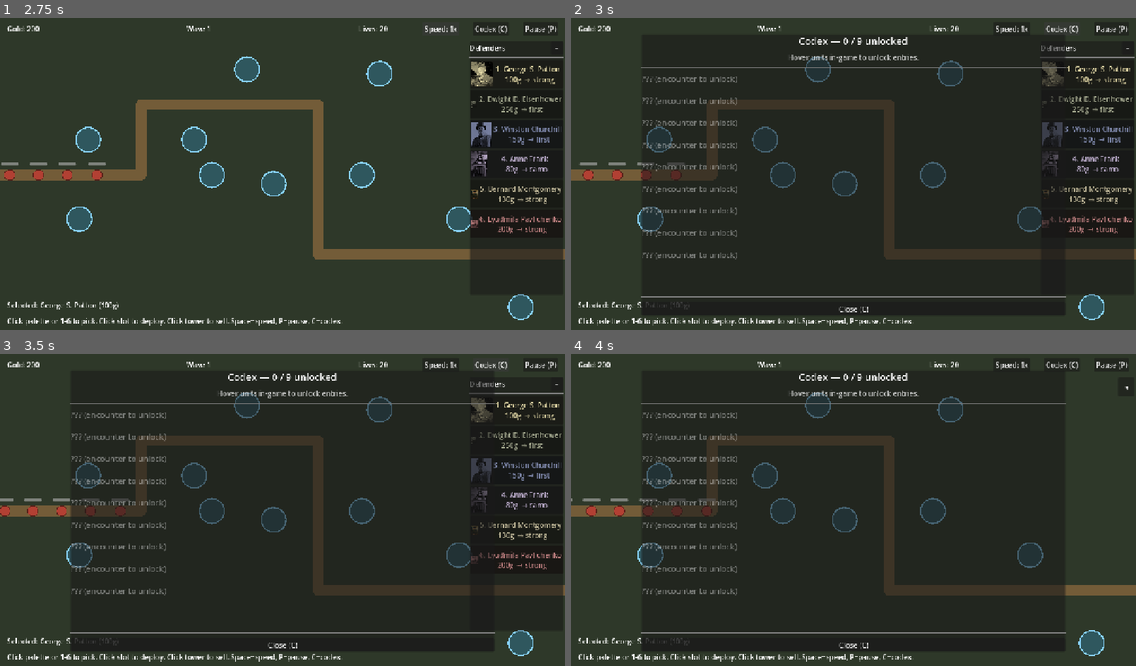
Above: before the commit, frames 1-4 (two rows, left to right).
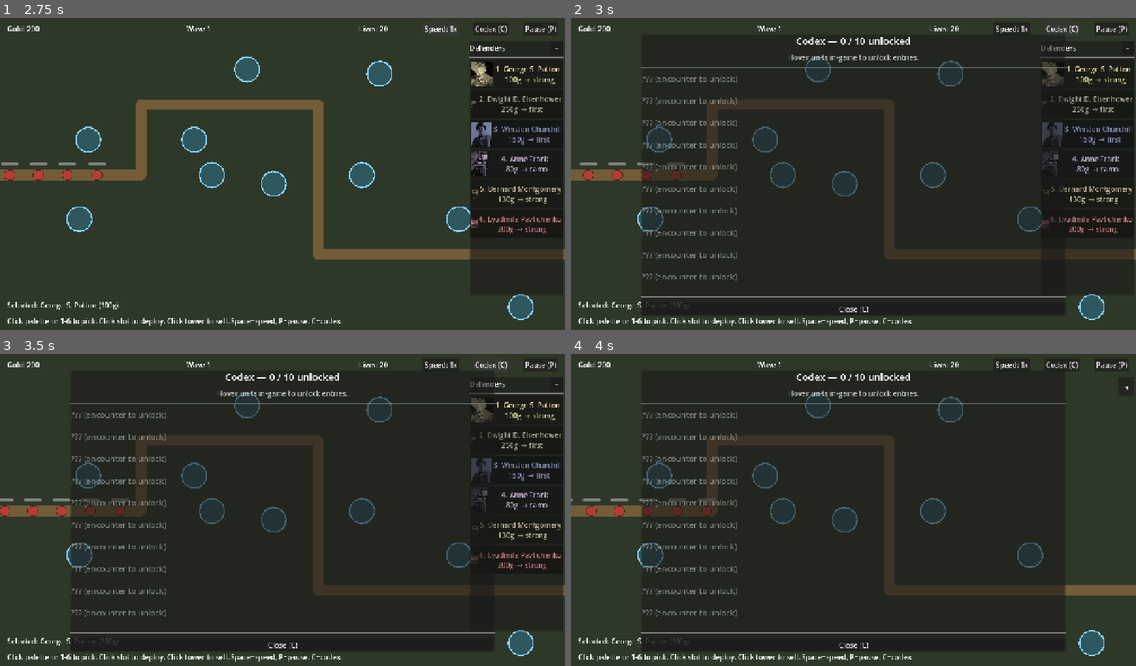
Above: after the commit, the same moments.

Repository: Josh-Buck/wwii-td
Game: Godot game, scene res://scenes/main/Main.tscn
Two runs of this game, one before a commit and one after it. Both use one fixed random seed, a clock stepped at 60 frames per second and the inputs below.
Inputs:
- Up to frame 1 (2.75 s): click "Speed: 1x" at 0.5 s; click "Speed: 2x" at 1.25 s; click "Speed: 4x" at 2 s
- Up to frame 2 (3 s): click "Codex (C)" at 2.75 s
- Up to frame 3 (3.5 s): no input
- Up to frame 4 (4 s): click "−" at 3.5 s

Frame 1 is identical in both runs. In frame 2, 0.4% of the frame differs, in the area x 12-60%, y 6-85%; in frame 3, 0.4%; in frame 4, 0.4%.

Commit message:
M2: first boss Rommel (wave 9, regen, glowing halo)

Diff:
--- /dev/null
+++ b/data/codex/rommel.tres
@@ -0,0 +1,14 @@
+[gd_resource type="Resource" script_class="CodexEntry" load_steps=2 format=3]
+
+[ext_resource type="Script" path="res://scripts/resources/codex_entry.gd" id="1"]
+
+[resource]
+script = ExtResource("1")
+id = &"rommel"
+title = "Erwin Rommel (1891-1944)"
+body = "Born in Heidenheim, Württemberg. A Pour le Mérite recipient in WWI for action at Caporetto. In WWII he commanded the 7th Panzer Division in the 1940 invasion of France, where his rapid advance earned the unit the nickname \"Gespensterdivision\" (Ghost Division).
+
+From February 1941 he led the Afrika Korps in North Africa. His desert maneuvering against British and Commonwealth forces — the early-1942 advances on Gazala and Tobruk — earned him the nickname \"Wüstenfuchs\" (Desert Fox). He was decisively beaten by Montgomery at the Second Battle of El Alamein in November 1942 and pushed out of Africa by May 1943.
+
+Subsequently commanded Army Group B in northern France, charged with anti-invasion preparations along the Atlantic Wall. Wounded by an Allied air strike on 17 July 1944, days after D-Day. Implicated peripherally in the 20 July plot against Hitler. He was forced to commit suicide by cyanide on 14 October 1944 in exchange for the regime's protection of his family; his death was publicly announced as \"wounds from the air attack\" to preserve the propaganda value of his reputation."
+sources = "Sources: Bundesarchiv-Militärarchiv, Imperial War Museum (Africa archives), The Rommel Papers (B.H. Liddell Hart, 1953)."
--- /dev/null
+++ b/data/enemies/rommel.tres
@@ -0,0 +1,21 @@
+[gd_resource type="Resource" script_class="EnemyStats" load_steps=2 format=3]
+
+[ext_resource type="Script" path="res://scripts/resources/enemy_stats.gd" id="1"]
+
+[resource]
+script = ExtResource("1")
+id = &"rommel"
+display_name = "Erwin Rommel"
+color = Color(0.55, 0.45, 0.35, 1)
+radius = 24.0
+max_hp = 800.0
+speed = 80.0
+armor = 0.5
+flags = 5
+lives_lost_on_leak = 10
+regen_per_sec = 8.0
+is_boss = true
+kill_reward = 100
+bond_reward = 0
+tooltip_lore = "Erwin Rommel — the \"Desert Fox\". Field Marshal of the Wehrmacht; armored manoeuvre specialist. Heals on the move."
+codex_id = &"rommel"
--- a/data/waves/m0.json
+++ b/data/waves/m0.json
@@ -53,5 +53,15 @@
       {"enemy": "panzer_iii", "count": 10, "interval": 1.0, "delay": 1.0},
       {"enemy": "stuka", "count": 8, "interval": 1.0, "delay": 4.0}
     ]
+  },
+  {
+    "wave": 9,
+    "spawns": [
+      {"enemy": "wehrmacht_infantry", "count": 6, "interval": 0.5},
+      {"enemy": "panzer_iii", "count": 3, "interval": 1.5, "delay": 2.0},
+      {"enemy": "rommel", "count": 1, "delay": 8.0},
+      {"enemy": "stuka", "count": 4, "interval": 2.0, "delay": 12.0},
+      {"enemy": "wehrmacht_infantry", "count": 12, "interval": 0.3, "delay": 18.0}
+    ]
   }
 ]
--- a/scenes/enemies/Enemy.gd
+++ b/scenes/enemies/Enemy.gd
@@ -43,6 +43,10 @@
 	if dead:
 		return
 	progress += stats.speed * delta
+	if stats.regen_per_sec > 0.0 and hp < max_hp:
+		hp = minf(max_hp, hp + stats.regen_per_sec * delta)
+		if health_bar:
+			health_bar.value = hp
 	if progress_ratio >= 1.0:
 		_reach_end()
 
@@ -91,3 +95,7 @@
 		# Infantry: circle (default).
 		draw_circle(Vector2.ZERO, r, stats.color)
 		draw_arc(Vector2.ZERO, r, 0, TAU, 16, stats.color.darkened(0.5), 1.5)
+	if stats.is_boss:
+		# Glowing crown halo for bosses.
+		draw_arc(Vector2.ZERO, r + 4.0, 0, TAU, 32, Color(1.0, 0.85, 0.3, 0.85), 2.5)
+		draw_arc(Vector2.ZERO, r + 8.0, 0, TAU, 32, Color(1.0, 0.6, 0.2, 0.45), 1.5)
--- a/scenes/map/Map.gd
+++ b/scenes/map/Map.gd
@@ -41,6 +41,7 @@
 			&"wehrmacht_infantry": load("res://data/enemies/wehrmacht_infantry.tres"),
 			&"panzer_iii": load("res://data/enemies/panzer_iii.tres"),
 			&"stuka": load("res://data/enemies/stuka.tres"),
+			&"rommel": load("res://data/enemies/rommel.tres"),
 		}
 	if available_bonds.is_empty():
 		available_bonds = [
@@ -140,9 +141,10 @@
 func _on_run_ended(victory: bool) -> void:
 	var waves_cleared := GameState.wave_index + (1 if victory else 0)
 	var earned := waves_cleared
+	var total := wave_director.wave_count() if wave_director else 9
 	MetaProgress.award_war_effort(earned)
 	if hud and hud.has_method("show_end_screen"):
-		hud.show_end_screen(victory, waves_cleared, earned)
+		hud.show_end_screen(victory, waves_cleared, earned, total)
 
 func _on_tower_placed_for_synergy(tower: Node) -> void:
 	AdjacencySystem.recompute_in_radius(tower)
--- a/scenes/map/maps/m0_field.tscn
+++ b/scenes/map/maps/m0_field.tscn
@@ -15,6 +15,7 @@
 [ext_resource type="Resource" path="res://data/enemies/stuka.tres" id="13_stuka"]
 [ext_resource type="Resource" path="res://data/towers/montgomery.tres" id="14_monty"]
 [ext_resource type="Resource" path="res://data/towers/pavlichenko.tres" id="15_pavli"]
+[ext_resource type="Resource" path="res://data/enemies/rommel.tres" id="16_rommel"]
 
 [sub_resource type="Curve2D" id="curve"]
 _data = {
@@ -31,7 +32,8 @@
 enemy_set = {
 &"wehrmacht_infantry": ExtResource("8_wm"),
 &"panzer_iii": ExtResource("12_panzer"),
-&"stuka": ExtResource("13_stuka")
+&"stuka": ExtResource("13_stuka"),
+&"rommel": ExtResource("16_rommel")
 }
 tower_scene = ExtResource("4_tower")
 enemy_scene = ExtResource("5_enemy")
--- a/scenes/ui/HUD.gd
+++ b/scenes/ui/HUD.gd
@@ -65,6 +65,7 @@
 	"res://data/codex/wehrmacht_infantry.tres",
 	"res://data/codex/panzer_iii.tres",
 	"res://data/codex/stuka.tres",
+	"res://data/codex/rommel.tres",
 ]
 
 var _selected_tower: Node = null
@@ -478,9 +479,9 @@
 	if codex_panel.visible:
 		_refresh_codex()
 
-func show_end_screen(victory: bool, waves_cleared: int = 0, earned: int = 0) -> void:
+func show_end_screen(victory: bool, waves_cleared: int = 0, earned: int = 0, total_waves: int = 9) -> void:
 	end_label.text = "VICTORY" if victory else "DEFEAT"
-	end_waves_label.text = "Waves cleared: %d / 8" % waves_cleared
+	end_waves_label.text = "Waves cleared: %d / %d" % [waves_cleared, total_waves]
 	end_earned_label.text = "+%d War Effort earned" % earned
 	end_total_label.text = "Total War Effort: %d" % MetaProgress.war_effort_points
 	_refresh_perk_button()
--- a/scripts/resources/enemy_stats.gd
+++ b/scripts/resources/enemy_stats.gd
@@ -12,6 +12,8 @@
 @export_range(0.0, 0.95) var armor: float = 0.0  ## damage reduction multiplier
 @export_flags("Ground", "Air", "Armor", "Camo") var flags: int = 1
 @export var lives_lost_on_leak: int = 1
+@export var regen_per_sec: float = 0.0  ## boss/elite trait; 0 = no regen
+@export var is_boss: bool = false  ## drives larger visual + boss markers
 
 @export_group("Rewards")
 @export var kill_reward: int = 5
Not shown: 1 places in scenes/map/maps/m0_field.tscn that only renumber resources
